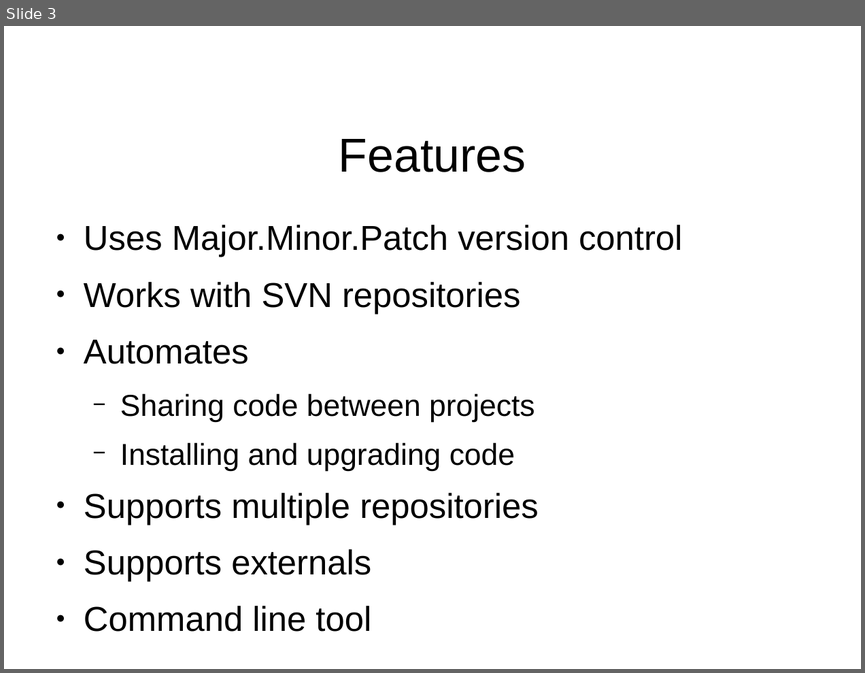
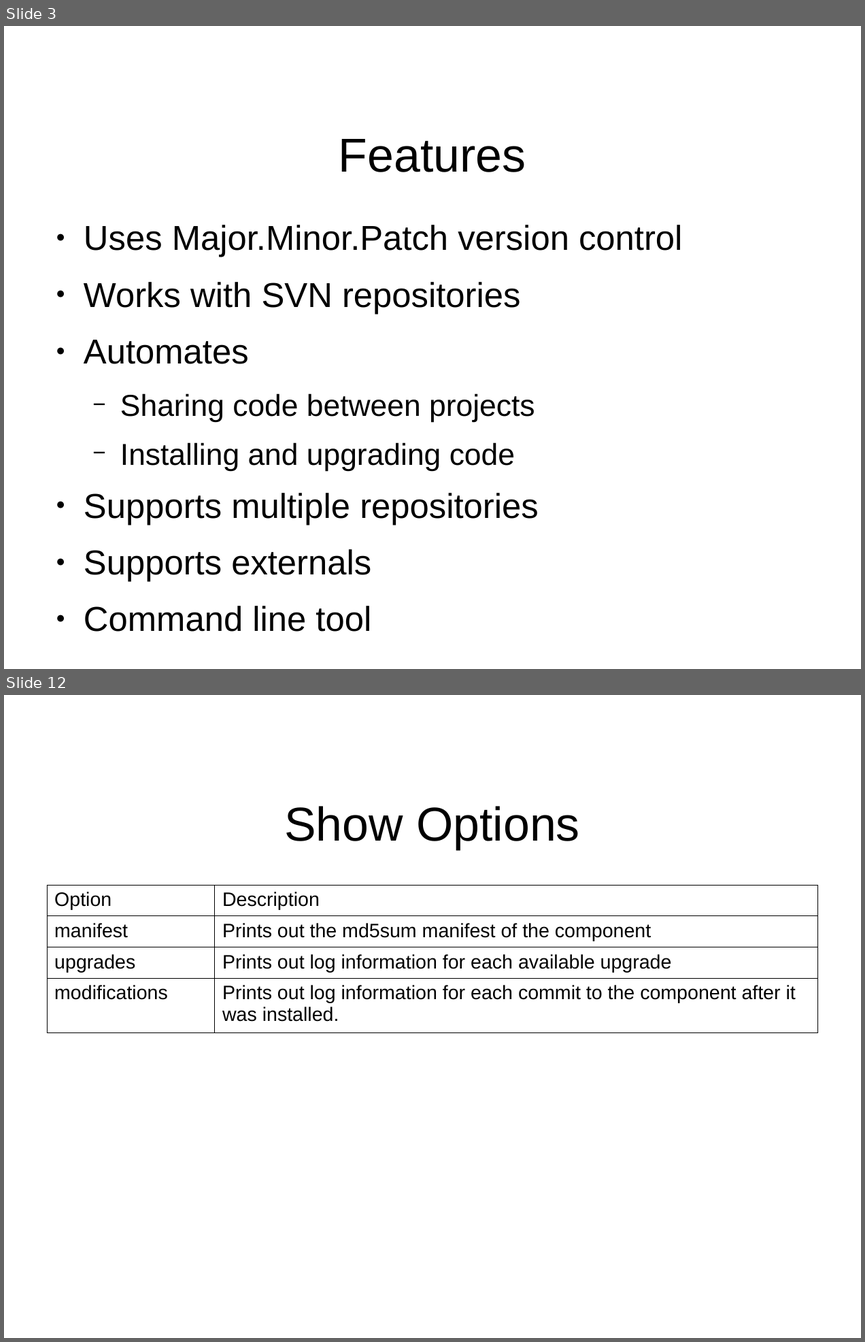
Before and after one commit to jeremiah-c-leary/hdl-component-manager, a slide deck: docs/presentations/hdl-component-manager.odp. Shown one above the other, each under a label of ours: slide 3 before the commit, slides 3 and 12 after it; the slides between them are not shown. The pictures are 865x673 and 865x1342 pixels, drawn with LibreOffice and Linux fonts; fonts in the diff are those of the drawing; background and template pictures are left out. Boxes give left, top, right and bottom in pixels: in the first picture for what was removed or moved away, otherwise in the second. Text is boxed around its words. In the diff, an @@ line names an element or a change of style, - is before the commit and + after.

```diff
--- a/docs/presentations/hdl-component-manager.odp
+++ b/docs/presentations/hdl-component-manager.odp
@@ slide 12 added at (x1=4, y1=695, x2=861, y2=1338), background #FFFFFF @@
@@ title added at (x1=284, y1=806, x2=580, y2=849), 44 pt, text #000000 @@
+Show Options
@@ table added at (x1=47, y1=885, x2=818, y2=1025), 4 rows, 2 columns @@
+Option | Description
+manifest | Prints out the md5sum manifest of the component
+upgrades | Prints out log information for each available upgrade
+modifications | Prints out log information for each commit to the component after it was installed.
```
Also in this commit, not shown: 3 slides changed, 11 other slides added, 1 slide removed, 1 other file.
